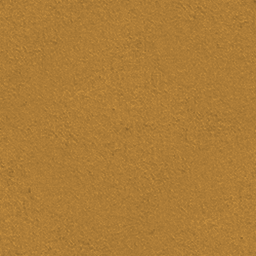
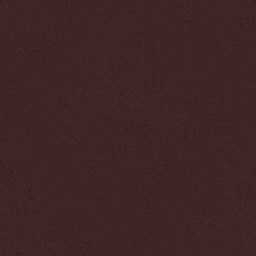
Layered file, before and after one edit (256 x 256). Changes by layer:
hid "Background copy 2" over [0, 0, 256, 256]
painted on "Background copy" over [0, 0, 256, 256]
hid "Background" over [0, 0, 256, 256]
